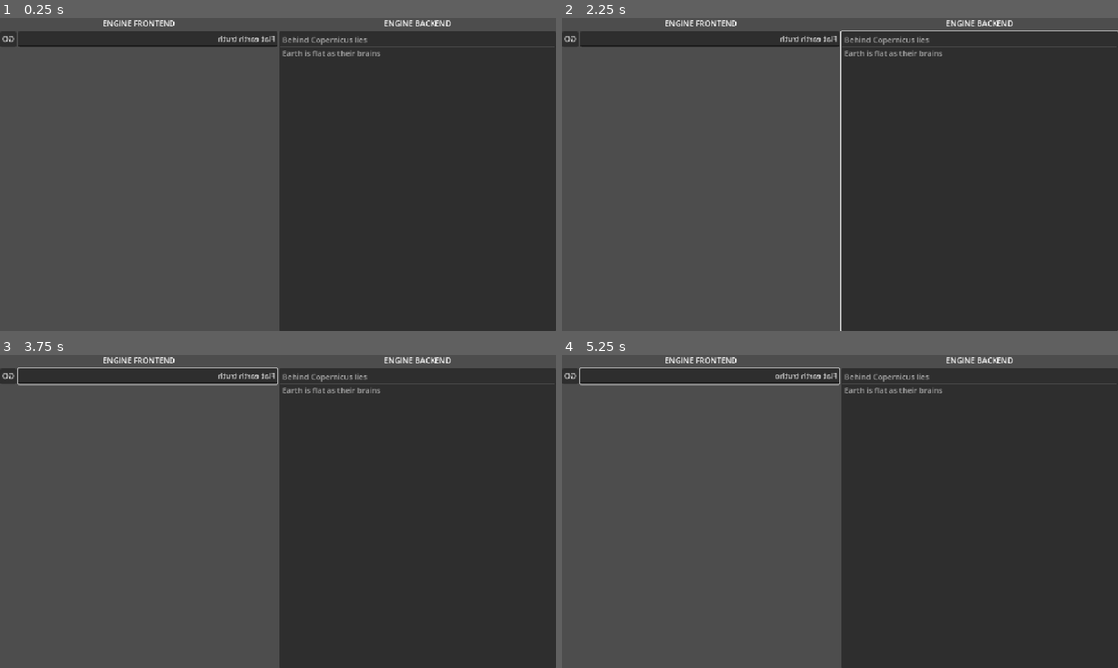
Above: before the commit, frames 1-4 (two rows, left to right).
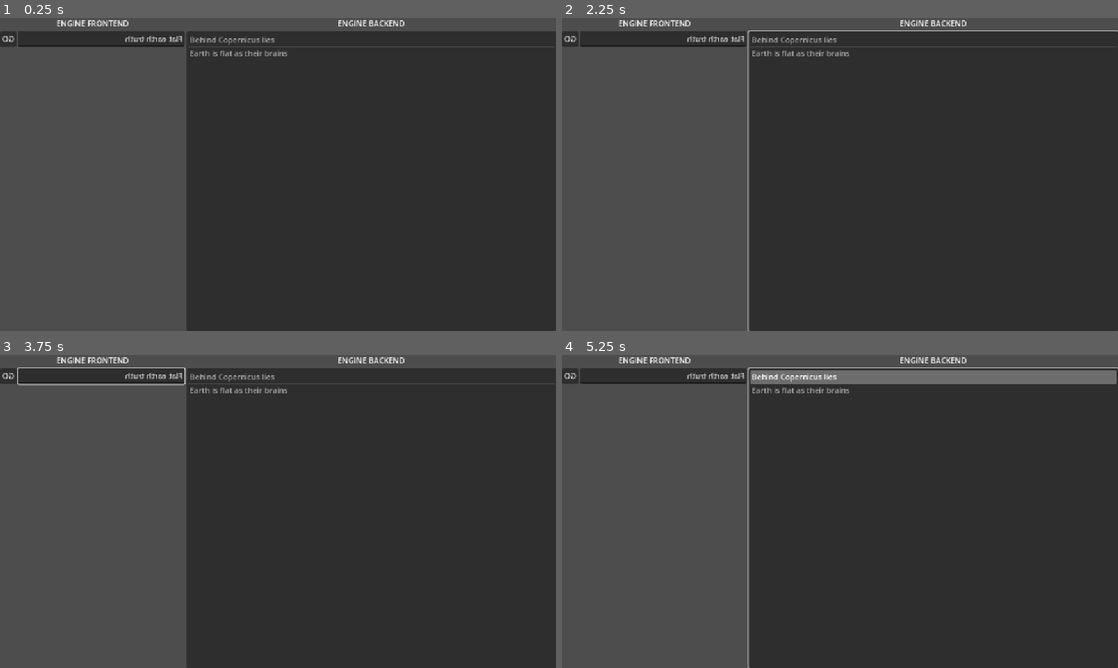
Above: after the commit, the same moments.

Repository: FeniXb3/bubble-engine
Game: Godot game, scene res://scenes/main.tscn
Same seed, same stepped clock (60 frames per second), same inputs: the game is played once before the commit and once after it.
Inputs (mouse positions are in pixels of both pictures, inside the frame that each line leads up to):
- Up to frame 1 (0.25 s): no input
- Up to frame 2 (2.25 s): click "GO" at 0.5 s; click "GO" at 1.25 s; tap Enter at 2 s; move the mouse to (962, 158) at 2.02 s; hold Up (ui_up) from 2.03 s (still down); tap O at 2.1 s; click (962, 158) at 2.17 s
- Up to frame 3 (3.75 s): release Up (ui_up) at 2.75 s; tap Space at 2.75 s; drag from (166, 527) to (250, 574) at 2.77 s; tap Enter at 3.5 s; move the mouse to (333, 442) at 3.52 s; hold Up (ui_up) from 3.53 s (still down); tap Shift at 3.6 s
- Up to frame 4 (5.25 s): release Up (ui_up) at 4.25 s; tap Space at 4.25 s; drag from (812, 574) to (673, 464) at 4.27 s; tap Enter at 5 s; move the mouse to (1006, 558) at 5.02 s; hold Down (ui_down) from 5.03 s (still down); tap O at 5.1 s

The runs differ from the first frame. In frame 1, 16% of the frame differs, in the area x 10-82%, y 0-100%; in frame 2, 16%; in frame 3, 16%; in frame 4, 19%, in the area x 3-100%, y 0-100%.

Commit message:
Fix minimum search bar size

Diff:
--- a/scenes/main.tscn
+++ b/scenes/main.tscn
@@ -38,13 +38,13 @@
 horizontal_alignment = 1
 
 [node name="SearchBar" parent="MainMarginContainer/HBoxContainer/FrontendContainer" instance=ExtResource("1_o5qli")]
-custom_minimum_size = Vector2(574, -31)
+custom_minimum_size = Vector2(0, 31)
 layout_mode = 2
-size_flags_vertical = 1
 
 [node name="BackendContainer" type="VBoxContainer" parent="MainMarginContainer/HBoxContainer"]
 layout_mode = 2
 size_flags_horizontal = 3
+size_flags_stretch_ratio = 2.0
 
 [node name="BackendLabel" type="Label" parent="MainMarginContainer/HBoxContainer/BackendContainer"]
 layout_mode = 2
--- a/scenes/search_bar.tscn
+++ b/scenes/search_bar.tscn
@@ -3,7 +3,7 @@
 [ext_resource type="Script" uid="uid://doul7wro0a34o" path="res://scripts/search_bar.gd" id="1_nw6hu"]
 
 [node name="SearchBar" type="Control" node_paths=PackedStringArray("container", "query_field")]
-custom_minimum_size = Vector2(1152, -31)
+custom_minimum_size = Vector2(0, 31)
 layout_mode = 3
 anchors_preset = 14
 anchor_top = 0.5
@@ -12,18 +12,15 @@
 grow_horizontal = 2
 grow_vertical = 2
 size_flags_horizontal = 3
-size_flags_vertical = 3
 script = ExtResource("1_nw6hu")
 container = NodePath("HBox")
 query_field = NodePath("HBox/LineEdit")
 
 [node name="HBox" type="HBoxContainer" parent="."]
 layout_mode = 1
-anchors_preset = 14
-anchor_top = 0.5
+anchors_preset = 15
 anchor_right = 1.0
-anchor_bottom = 0.5
-offset_bottom = 31.0
+anchor_bottom = 1.0
 grow_horizontal = 2
 grow_vertical = 2
 scale = Vector2(-1, 1)
--- a/scripts/search_bar.gd
+++ b/scripts/search_bar.gd
@@ -8,7 +8,7 @@
 @export var flip: bool = true
 
 func _process(_delta: float) -> void:
-	custom_minimum_size = container.get_rect().size
+	custom_minimum_size.y = abs(container.get_rect().size.y)
 	container.pivot_offset = container.get_rect().size / 2
 	container.scale.x = -1 if flip else 1
 
